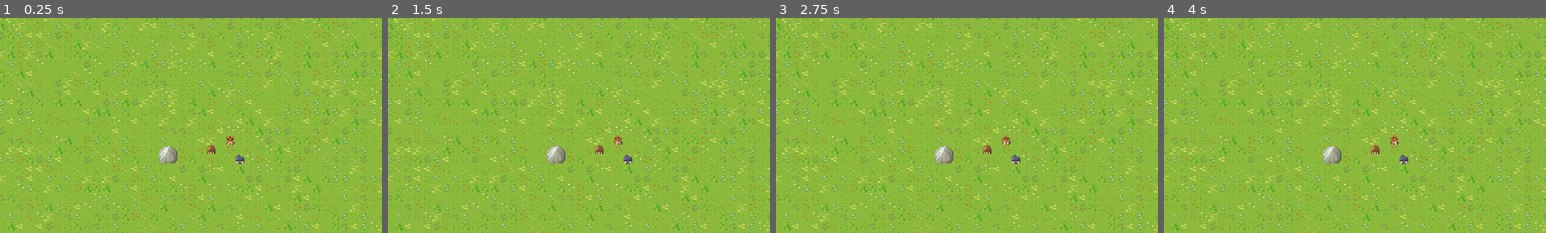
Above: before the commit, frames 1-4 (left to right).
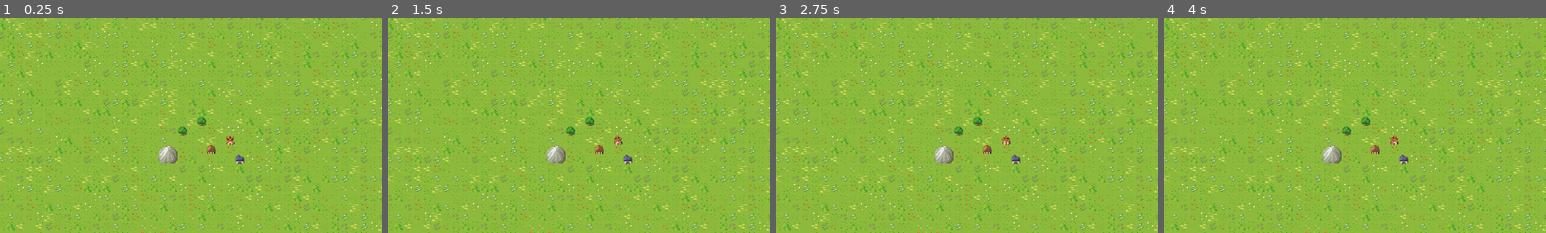
Above: after the commit, the same moments.

Repository: Ditjo/Hamlet
Game: Godot game, scene res://Main.tscn
The game is run twice, just before and just after one commit, with the same random seed, the same clock (stepped at 60 frames per second) and the same inputs.
Inputs (mouse positions are % of the whole screen's width and height, from its top left):
- Up to frame 1 (0.25 s): no input
- Up to frame 2 (1.5 s): click ">" at 0.5 s; tap Enter at 1.25 s; move the mouse to (72, 45) at 1.27 s; hold S (camera_down) from 1.28 s (still down); click (72, 45) at 1.42 s
- Up to frame 3 (2.75 s): tap Space at 2 s; move the mouse to (30, 55) at 2.02 s; release S (camera_down) at 2.03 s; tap A (camera_left) at 2.1 s; click (30, 55) at 2.17 s
- Up to frame 4 (4 s): tap Enter at 2.75 s; move the mouse to (60, 28) at 2.77 s; hold D (camera_right) 2.78-3.53 s; click (60, 28) at 2.92 s; tap Space at 3.5 s; move the mouse to (45, 70) at 3.52 s; tap W (camera_up) at 3.6 s; click (45, 70) at 3.67 s
The pictures show only the part of the screen within x 20-70%, y 10-60%; the shares and areas given below are measured in that part.

The runs differ from the first frame. In frame 1, 0.2% of the frame differs, in the area x 46-54%, y 45-55%; in frame 2, 0.2%; in frame 3, 0.2%; in frame 4, 0.2%.

Commit message:
Test to get Custom data from tile
Added a quick test to get custom data from a tile out. I works.

Diff:
--- a/GameWorld/input_manager.gd
+++ b/GameWorld/input_manager.gd
@@ -38,7 +38,14 @@
 	if nature_layer.get_cell_source_id(coords) != -1:
 		#Handle Tile on natur_layer Layer
 		print("natur_layer: ", coords)
-		_open_tile_info_drawer("natur_layer" + str(coords))
+
+		#Get data; Check if not null & has custom data called "name"; Get it; Show it.
+		var data:TileData = nature_layer.get_cell_tile_data(coords)
+		if data and data.has_custom_data("type_id"):
+			var d = data.get_custom_data("type_id")
+			print("nature_layer: " + str(d))
+
+		_open_tile_info_drawer("nature_layer" + str(coords))
 		return
 
 	print("background_layer: " + str(background_layer.get_cell_source_id(coords)))
--- a/Main.tscn
+++ b/Main.tscn
@@ -838,6 +838,7 @@
 30:24/0 = 0
 31:24/0 = 0
 36:24/0 = 0
+36:24/0/custom_data_0 = 1
 37:24/0 = 0
 38:24/0 = 0
 39:24/0 = 0
@@ -1191,6 +1192,8 @@
 15:31/0 = 0
 
 [sub_resource type="TileSet" id="TileSet_20pc6"]
+custom_data_layer_0/name = "type_id"
+custom_data_layer_0/type = 2
 sources/0 = SubResource("TileSetAtlasSource_wkp8b")
 
 [node name="Main" type="Node"]
@@ -1208,7 +1211,7 @@
 tile_set = SubResource("TileSet_20pc6")
 
 [node name="NatureLayer" type="TileMapLayer" parent="GameWorld/TileMaps"]
-tile_map_data = PackedByteArray("AAAhABIAAAAIABUAAAAhABMAAAAIABYAAAAiABMAAAAJABYAAAAiABIAAAAJABUAAAA=")
+tile_map_data = PackedByteArray("AAAhABIAAAAIABUAAAAhABMAAAAIABYAAAAiABMAAAAJABYAAAAiABIAAAAJABUAAAAjABAAAAAkABgAAAAlAA8AAAAkABgAAAA=")
 tile_set = SubResource("TileSet_20pc6")
 
 [node name="StructureLayer" type="TileMapLayer" parent="GameWorld/TileMaps"]
